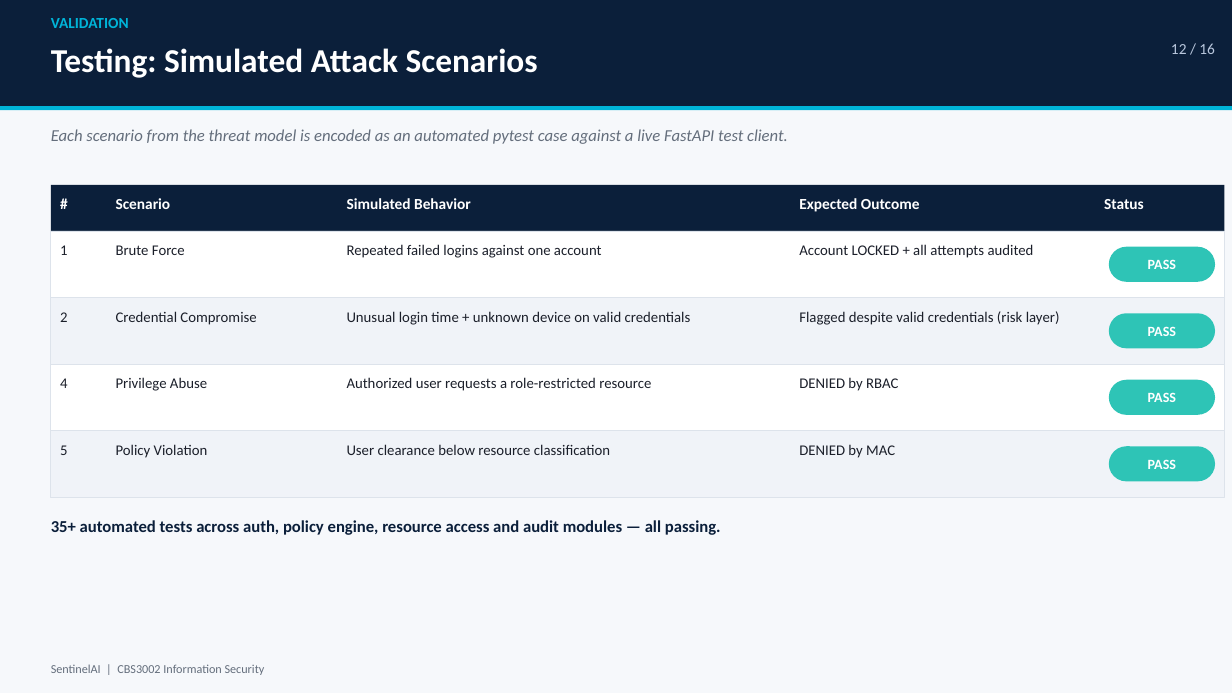
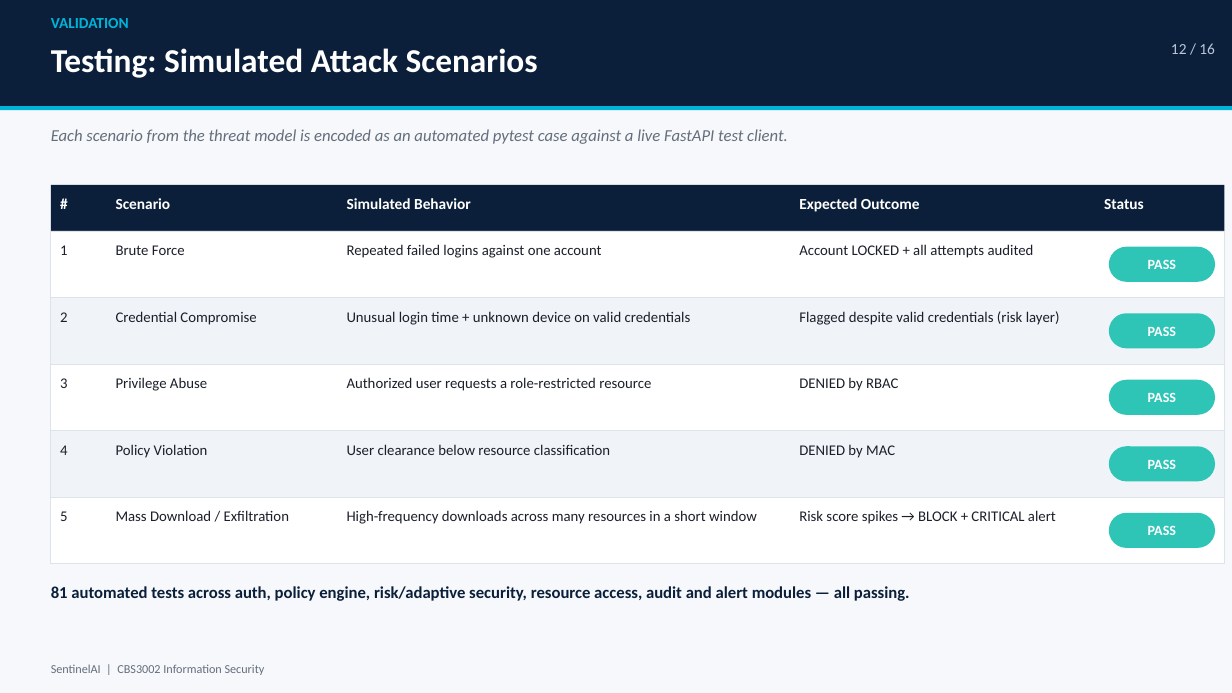
Before and after one commit to atul-23012006/Sentinel-AI, a slide deck: slide 12 of SentinelAI_Presentation.pptx. Drawn at 1232x693 pixels with LibreOffice and Linux fonts; fonts in the diff are those of the drawing. Boxes give left, top, right and bottom in pixels: in the first picture for what was removed or moved away, otherwise in the second. Text is boxed around its words. In the diff, an @@ line names an element or a change of style, - is before the commit and + after.

```diff
--- a/SentinelAI_Presentation.pptx
+++ b/SentinelAI_Presentation.pptx
@@ text added at (x1=60, y1=378, x2=67, y2=388), 11.5 pt, text #1B1F2A @@
+3
@@ text "4" moved from (x1=60, y1=378, x2=67, y2=388) to (x1=60, y1=445, x2=67, y2=455) @@
@@ rectangle added at (x1=51, y1=497, x2=1225, y2=564), fill #FFFFFF, outline #DDE3EB 0.75 pt @@
@@ text "5" moved from (x1=60, y1=445, x2=67, y2=455) to (x1=60, y1=511, x2=67, y2=521) @@
@@ text added at (x1=116, y1=510, x2=289, y2=521), 11.5 pt, text #1B1F2A @@
+Mass Download / Exfiltration
@@ text added at (x1=347, y1=510, x2=757, y2=524), 11.5 pt, text #1B1F2A @@
+High-frequency downloads across many resources in a short window
@@ text added at (x1=799, y1=510, x2=1056, y2=524), 11.5 pt, text #1B1F2A @@
+Risk score spikes → BLOCK + CRITICAL alert
@@ rounded rectangle added at (x1=1109, y1=513, x2=1215, y2=548), fill #2EC4B6, 11 pt, text #FFFFFF, bold @@
+PASS
@@ text at (x1=51, y1=586, x2=910, y2=601): text changed @@
-35+ automated tests across auth, policy engine, resource access and audit modules — all passing.
+81 automated tests across auth, policy engine, risk/adaptive security, resource access, audit and alert modules — all passing.
```
Also in this commit, not shown: 10 other slides changed, 20 other files.
